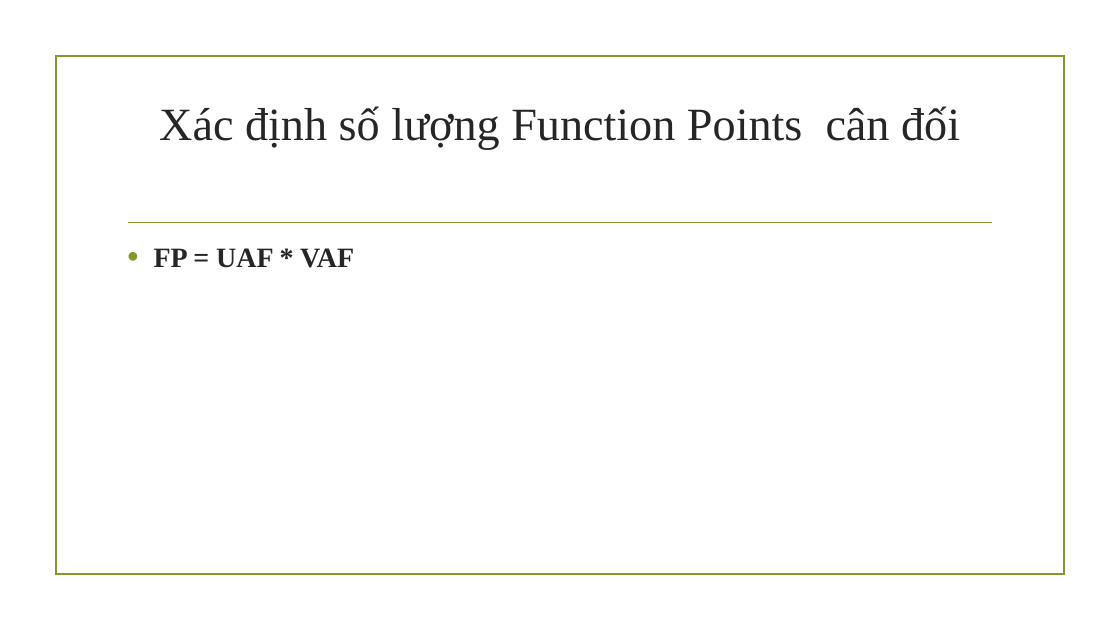
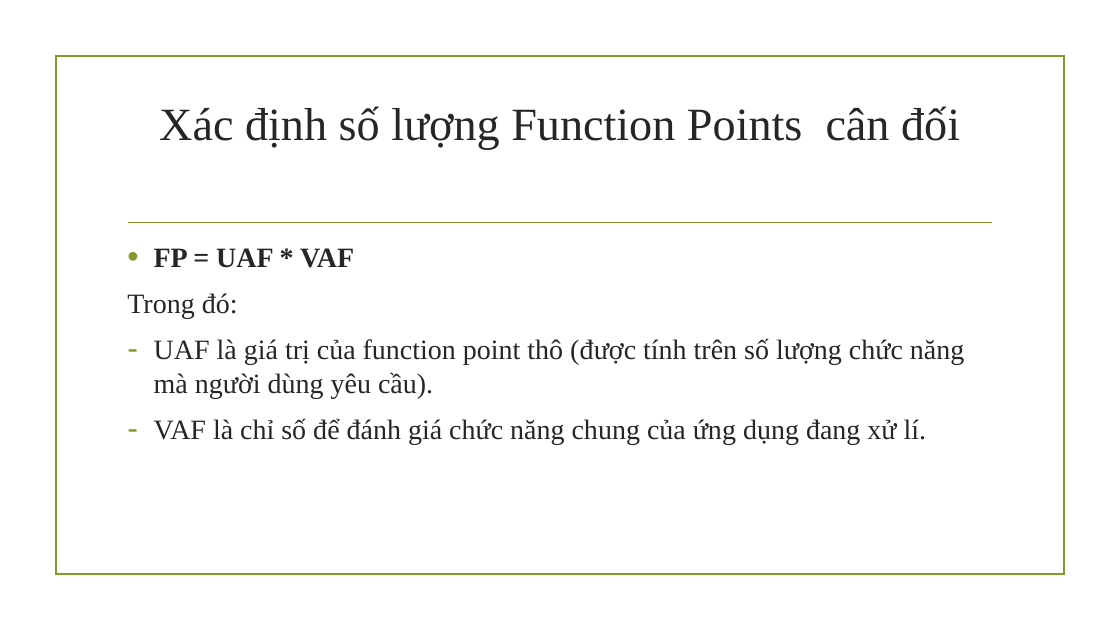
Before and after one commit to NamBang/CEMEM, a slide deck: slide 39 of Document/Funciton-Point.pptx. Drawn at 1120x630 pixels with LibreOffice and Linux fonts; fonts in the diff are those of the drawing; background and template pictures are left out. Boxes give left, top, right and bottom in pixels: in the first picture for what was removed or moved away, otherwise in the second. Text is boxed around its words. In the diff, an @@ line names an element or a change of style, - is before the commit and + after.

```diff
--- a/Document/Funciton-Point.pptx
+++ b/Document/Funciton-Point.pptx
@@ text at <box>127,293,964,444</box>: paragraphs added @@
+Trong đó:
+– UAF là giá trị của function point thô (được tính trên số lượng chức năng mà người dùng yêu cầu).
+– VAF là chỉ số để đánh giá chức năng chung của ứng dụng đang xử lí.
```
Also in this commit, not shown: 2 slides added.
